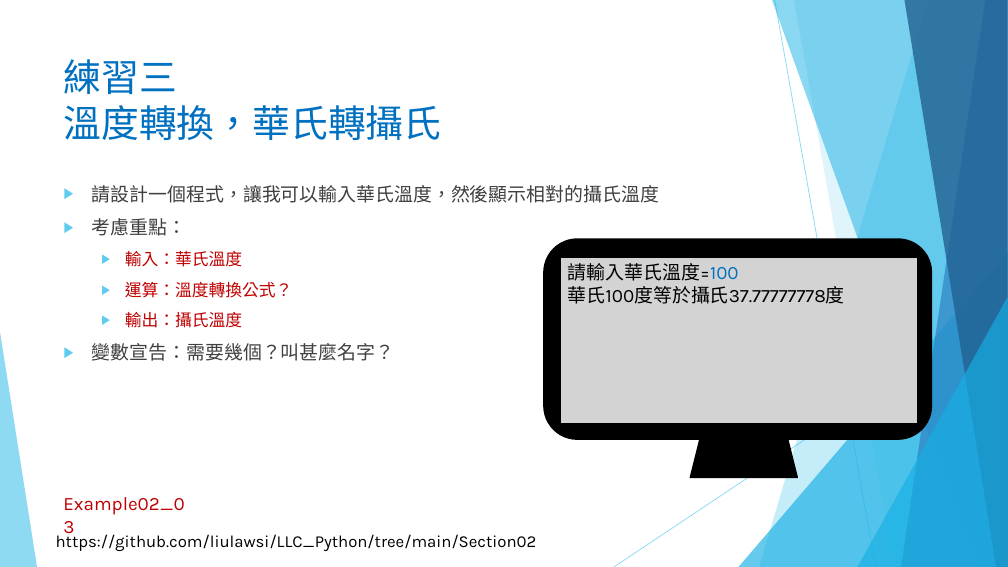
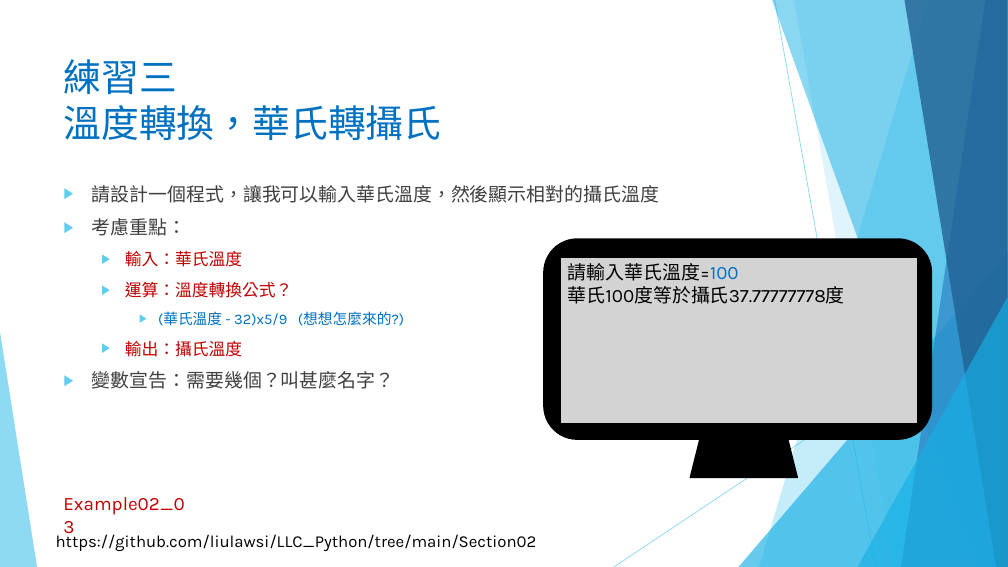
Before and after one commit to liulawsi/My_PPTs, a slide deck: slide 11 of LCC/Python/02_程式語言基本法.pptx. Drawn at 1008x567 pixels with LibreOffice and Linux fonts; fonts in the diff are those of the drawing; background and template pictures are left out. Boxes give left, top, right and bottom in pixels: in the first picture for what was removed or moved away, otherwise in the second. Text is boxed around its words. In the diff, an @@ line names an element or a change of style, - is before the commit and + after.

```diff
--- a/LCC/Python/02_程式語言基本法.pptx
+++ b/LCC/Python/02_程式語言基本法.pptx
@@ text at (x1=158, y1=311, x2=404, y2=326): paragraph added @@
+    ▶ (華氏溫度 - 32)x5/9 (想想怎麼來的?)
```
Also in this commit, not shown: 1 other file.
